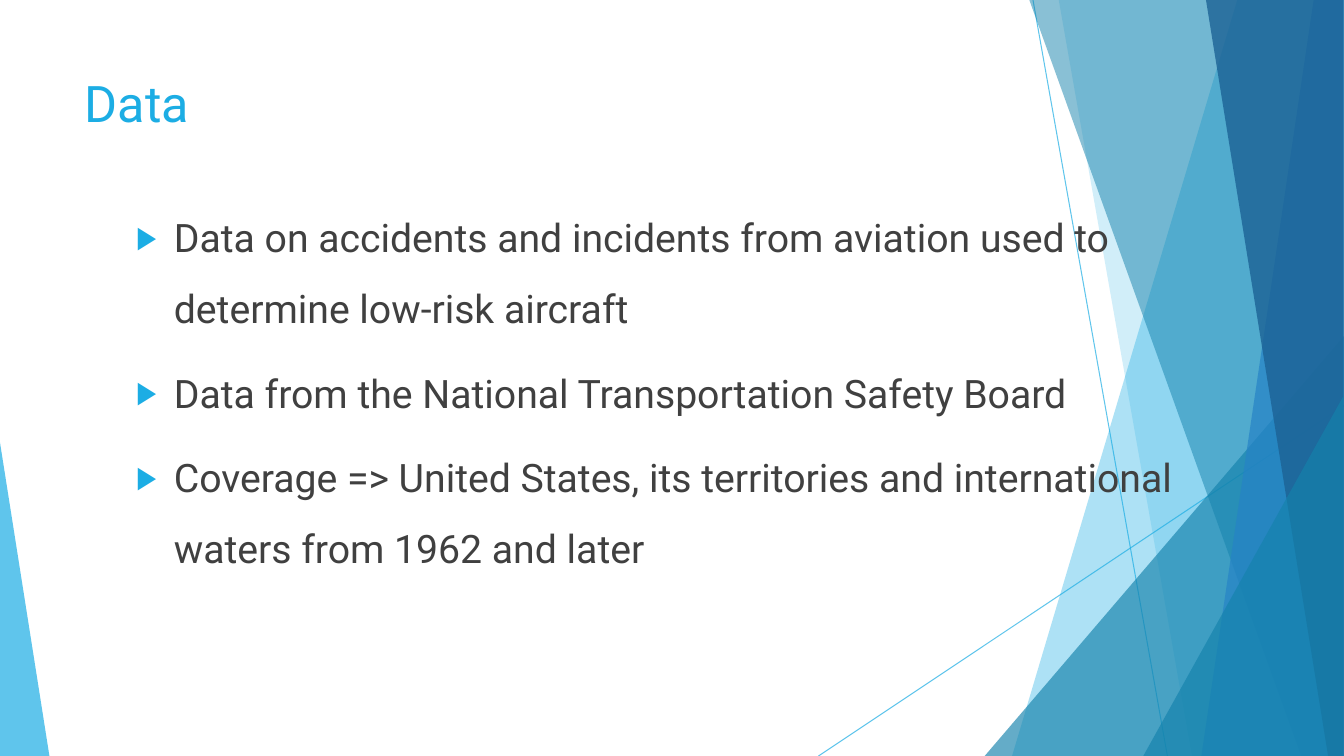
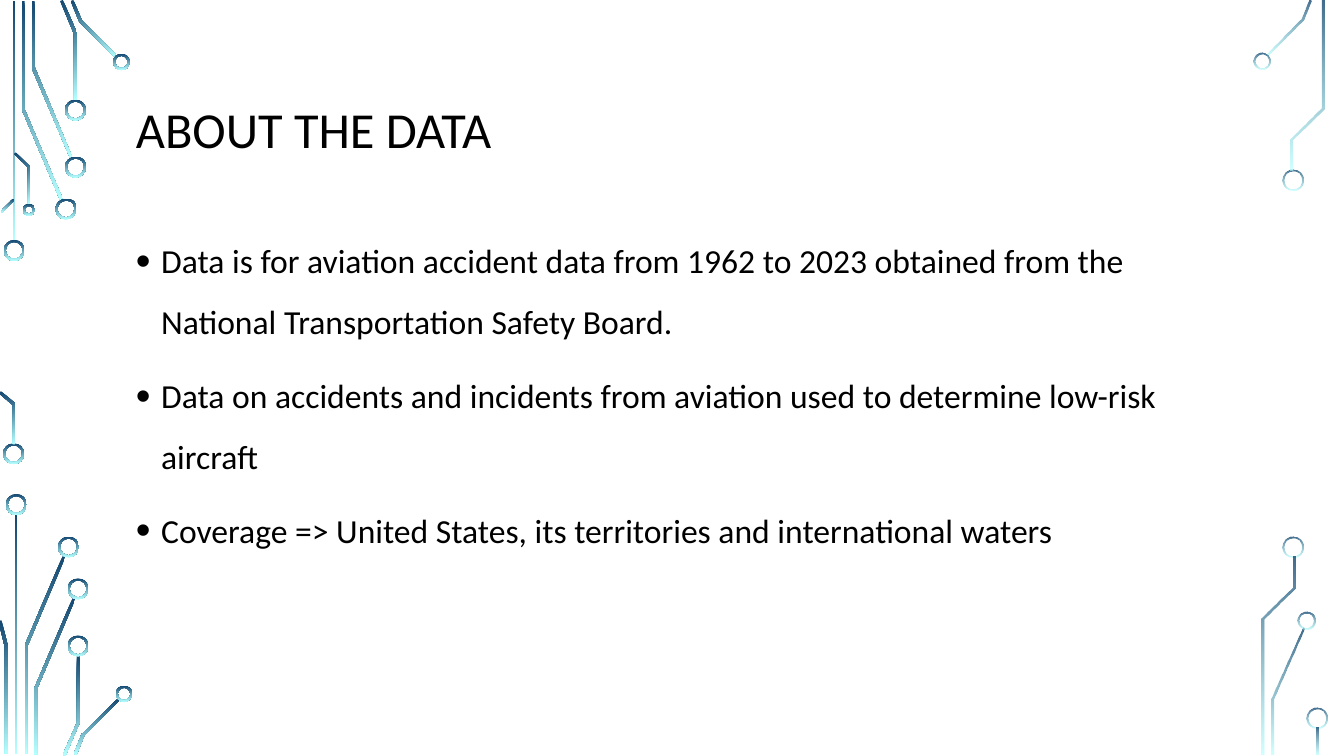
Before and after one commit to mercy-gh/Phase1Project, a slide deck: slide 4 of presentation.pptx (slide 6 before the commit). Drawn at 1344x756 pixels with LibreOffice and Linux fonts; fonts in the diff are those of the drawing; background and template pictures are left out. Boxes give left, top, right and bottom in pixels: in the first picture for what was removed or moved away, otherwise in the second. Text is boxed around its words. In the diff, an @@ line names an element or a change of style, - is before the commit and + after.

```diff
--- a/presentation.pptx
+++ b/presentation.pptx
@@ title "ABOUT THE DATA" at bbox=[136, 115, 491, 149]: vertical alignment top to middle @@
@@ title at bbox=[136, 115, 491, 149]: text changed; font Roboto to Calibri; text colour #1CADE4 to #000000 @@
-Data
+ABOUT THE DATA
@@ text "Data is for aviation accident ...": place and size @@
-text "Data is for aviation accident ..." at bbox=[174, 217, 1172, 564]
+text "Data is for aviation accident ..." at bbox=[161, 249, 1156, 549]
@@ text at bbox=[161, 249, 1124, 340]: paragraph added @@
+• Data is for aviation accident data from 1962 to 2023 obtained from the National Transportation Safety Board.
@@ text at bbox=[161, 384, 1156, 470]: size 28 to 24 pt, font Roboto to Calibri, text colour #404040 to #000000 in "Data on accidents and incidents from aviation ..."; bullet ▶ to • @@
@@ group removed at bbox=[0, 0, 1344, 756]: 5 freeform shapes, 3 triangles, 2 lines @@
@@ text at bbox=[161, 519, 1052, 549]: text changed; size 28 to 24 pt; font Roboto to Calibri; text colour #404040 to #000000 @@
-▶ Data from the National Transportation Safety Board
-▶ Coverage => United States, its territories and international waters from 1962 and later
+• Coverage => United States, its territories and international waters
@@ group added at bbox=[0, 0, 1328, 756]: 33 freeform shapes, 3 rectangles @@
```
Also in this commit, not shown: 2 other slides changed, 9 slides added, 8 slides removed, 5 other files.
